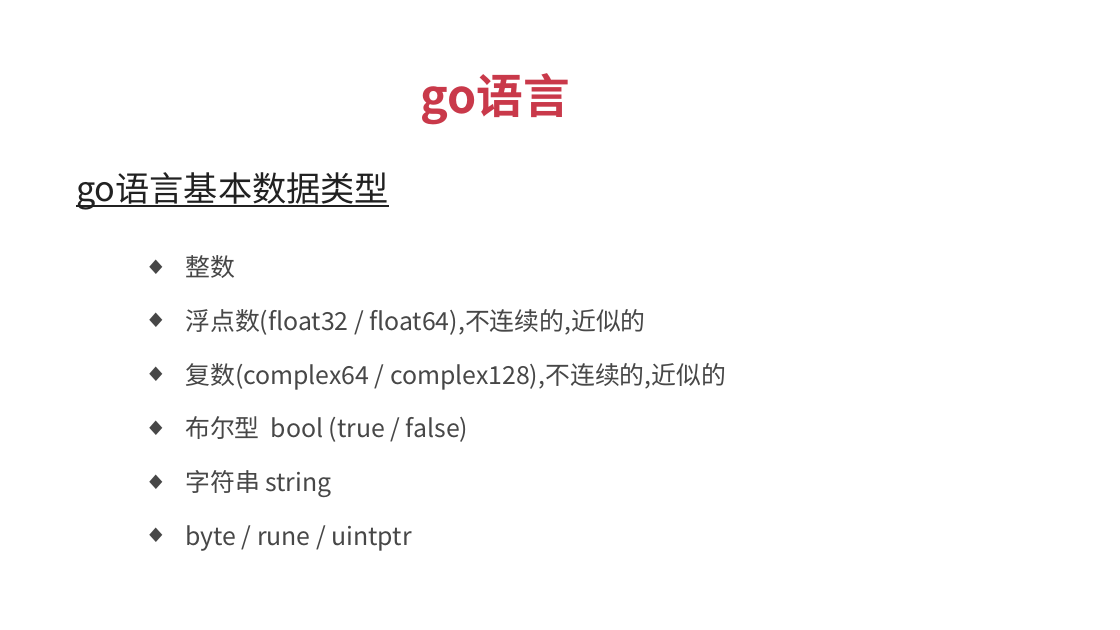
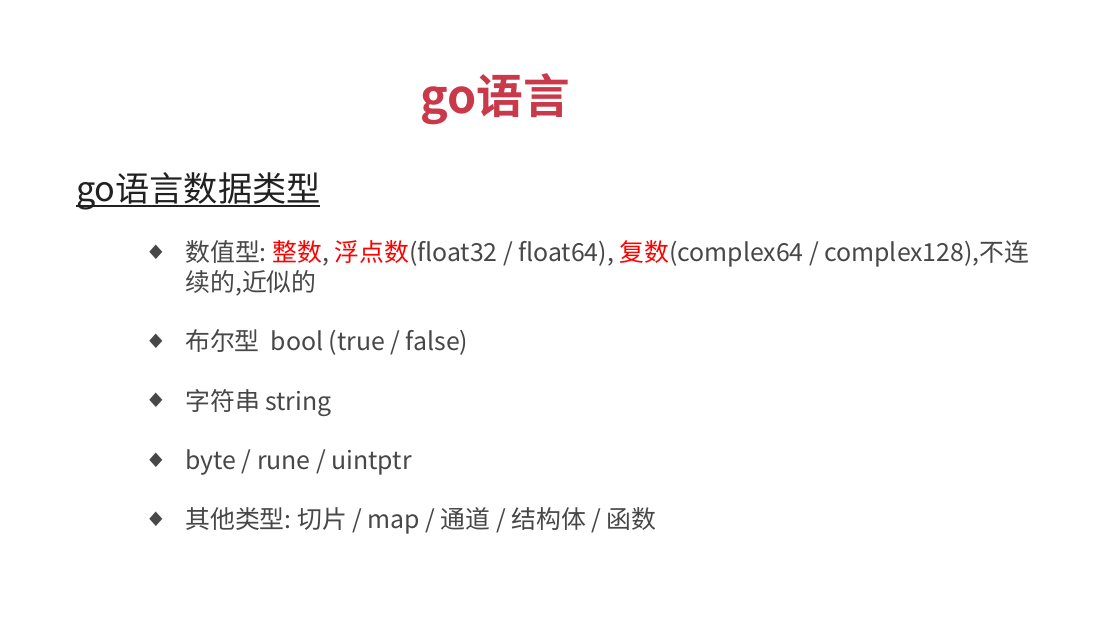
Before and after one commit to xuqiang76/golang, a slide deck: slide 15 of tuling/go语言_傻大猫.pptx. Drawn at 1120x630 pixels with LibreOffice and Linux fonts; fonts in the diff are those of the drawing. Boxes give left, top, right and bottom in pixels: in the first picture for what was removed or moved away, otherwise in the second. Text is boxed around its words. In the diff, an @@ line names an element or a change of style, - is before the commit and + after.

```diff
--- a/tuling/go语言_傻大猫.pptx
+++ b/tuling/go语言_傻大猫.pptx
@@ text at bbox=[76, 172, 320, 210]: text changed @@
-go语言基本数据类型
+go语言数据类型
@@ text at bbox=[185, 240, 1030, 296]: text changed @@
-  ◆ 整数
+  ◆ 数值型: 整数, 浮点数(float32 / float64), 复数(complex64 / complex128),不连续的,近似的
@@ text "布尔型 bool (true / false)": place and size @@
-text "布尔型 bool (true / false)" at bbox=[185, 416, 468, 442]
+text "布尔型 bool (true / false)" at bbox=[185, 329, 468, 355]
@@ text removed at bbox=[185, 309, 645, 335] @@
-  ◆ 浮点数(float32 / float64),不连续的,近似的
@@ text "字符串 string": place and size @@
-text "字符串 string" at bbox=[185, 470, 331, 497]
+text "字符串 string" at bbox=[185, 389, 331, 416]
@@ text removed at bbox=[185, 363, 726, 390] @@
-  ◆ 复数(complex64 / complex128),不连续的,近似的
@@ text "byte / rune / uintptr": place and size @@
-text "byte / rune / uintptr" at bbox=[185, 525, 412, 551]
+text "byte / rune / uintptr" at bbox=[185, 449, 412, 475]
@@ text added at bbox=[185, 507, 657, 534], 16 pt, text #474747 @@
+  ◆ 其他类型: 切片 / map / 通道 / 结构体 / 函数
```
Also in this commit, not shown: 2 other slides changed, 4 other files.
